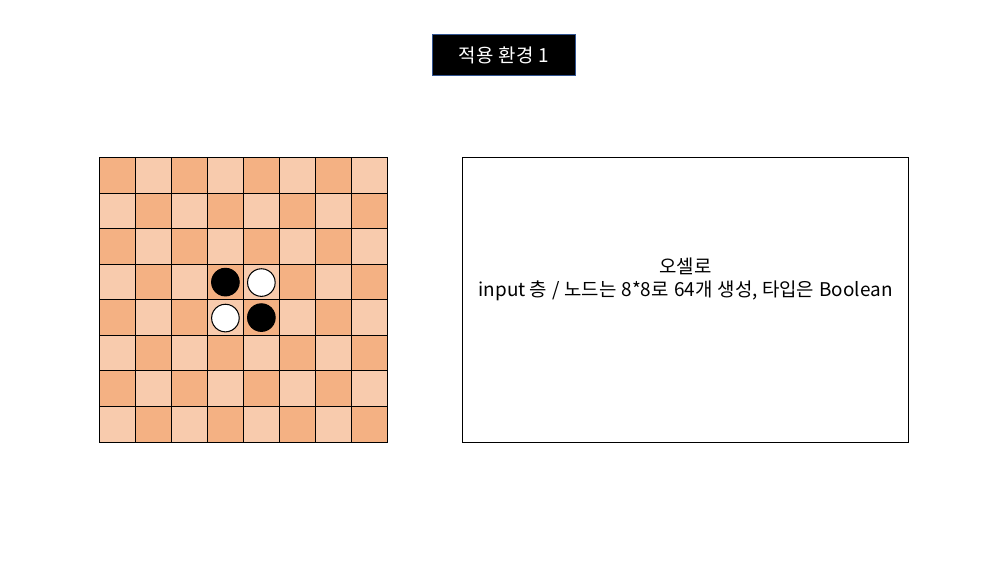
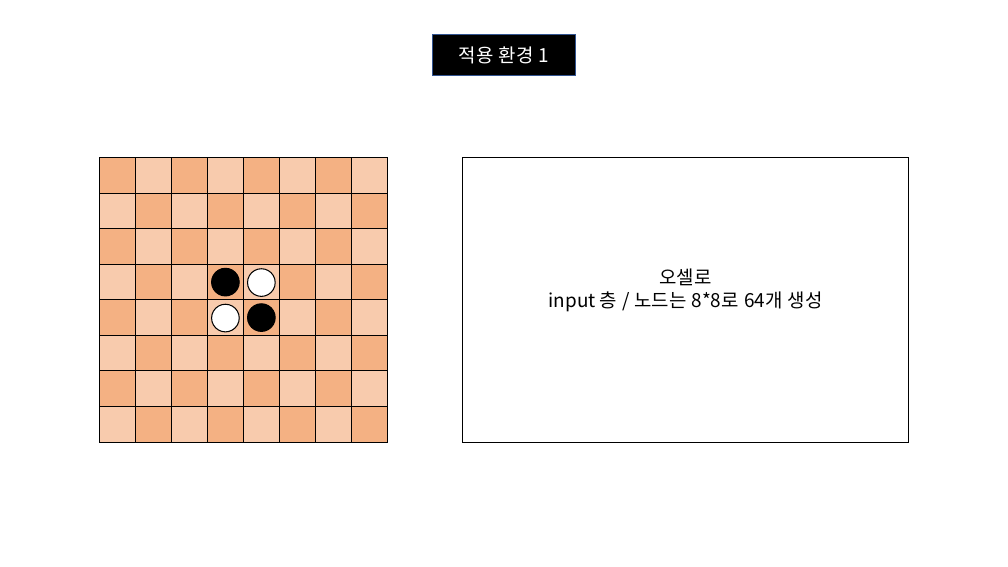
Before and after one commit to haebeompark/Reinforcement_learning_simple, a slide deck: slide 5 of documents/요구사항.pptx. Drawn at 1008x567 pixels with LibreOffice and Linux fonts; fonts in the diff are those of the drawing. Boxes give left, top, right and bottom in pixels: in the first picture for what was removed or moved away, otherwise in the second. Text is boxed around its words. In the diff, an @@ line names an element or a change of style, - is before the commit and + after.

```diff
--- a/documents/요구사항.pptx
+++ b/documents/요구사항.pptx
@@ text in rectangle at bbox=[549, 291, 823, 312]: text changed @@
-input 층 / 노드는 8*8로 64개 생성, 타입은 Boolean
+input 층 / 노드는 8*8로 64개 생성
```
Also in this commit, not shown: 1 slide added, 2 other files.
